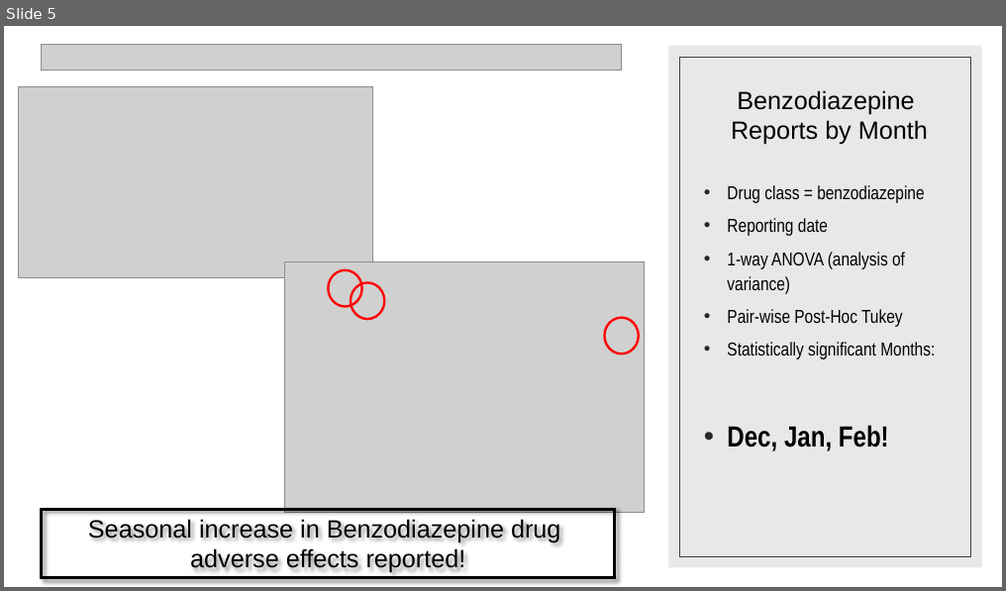
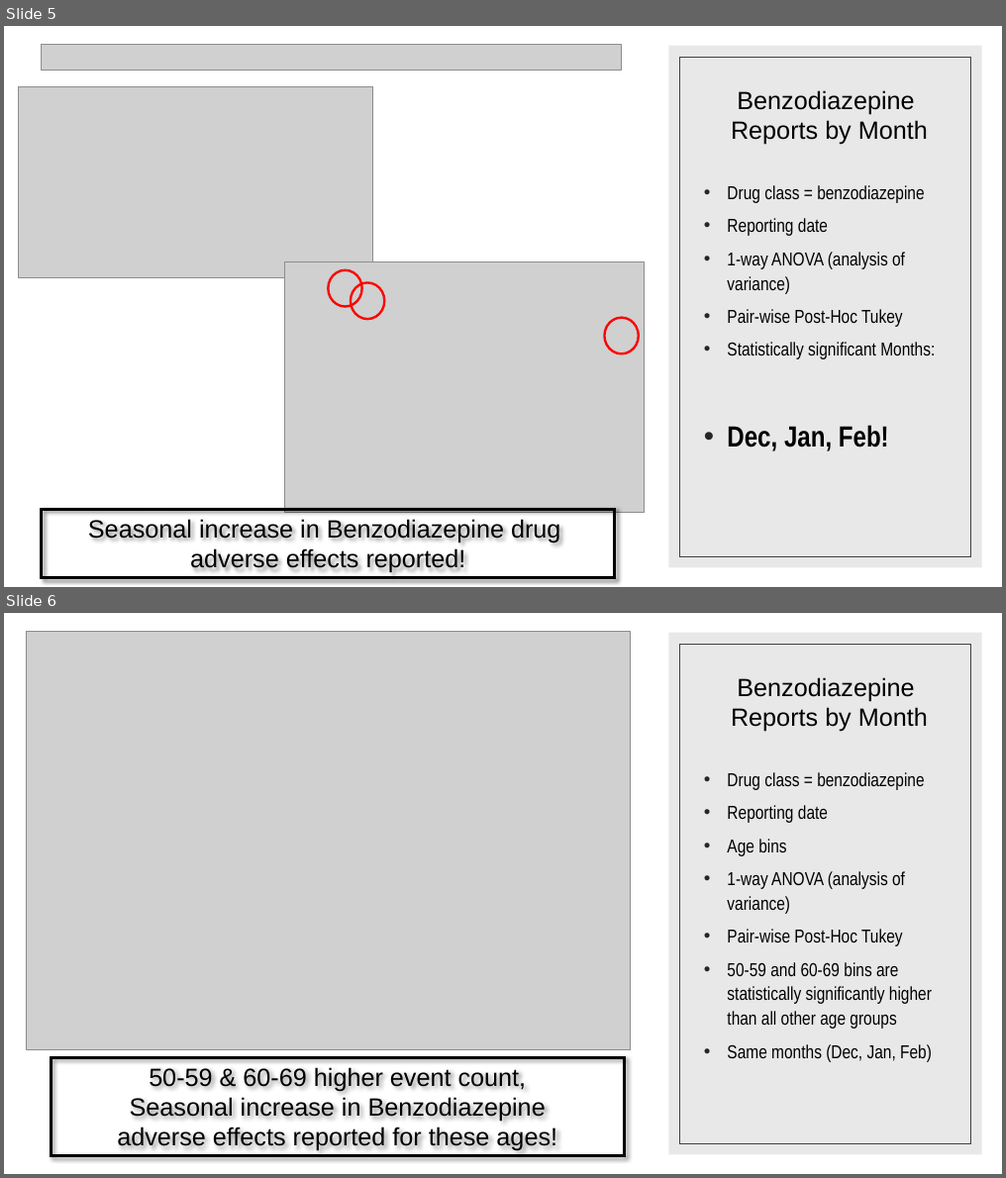
Before and after one commit to sedgedigital/FDA-API-Benzodiazepine-ANOVA, a slide deck: Adverse Drug Reaction Reporting Events.pptx. Shown one above the other, each under a label of ours: slide 5 before the commit, slides 5 and 6 after it. The pictures are 1006x591 and 1006x1178 pixels, drawn with LibreOffice and Linux fonts; fonts in the diff are those of the drawing; grey boxes stand for pictures. Boxes give left, top, right and bottom in pixels: in the first picture for what was removed or moved away, otherwise in the second. Text is boxed around its words. In the diff, an @@ line names an element or a change of style, - is before the commit and + after.

```diff
--- a/Adverse Drug Reaction Reporting Events.pptx
+++ b/Adverse Drug Reaction Reporting Events.pptx
@@ slide 6 added at (x1=4, y1=613, x2=1002, y2=1174), background #FFFFFF; not listed: 2 template elements that a slide beside it also shows @@
@@ picture added at (x1=26, y1=632, x2=631, y2=1051) @@
@@ title added at (x1=731, y1=677, x2=928, y2=732), 24 pt, text #000000 @@
+Benzodiazepine
+Reports by Month
@@ text added at (x1=727, y1=772, x2=932, y2=1062), 18 pt, text #000000 @@
+• Drug class = benzodiazepine
+• Reporting date
+• Age bins
+• 1-way ANOVA (analysis of variance)
+• Pair-wise Post-Hoc Tukey
+• 50-59 and 60-69 bins are statistically significantly higher than all other age groups
+• Same months (Dec, Jan, Feb)
@@ rectangle added at (x1=52, y1=1058, x2=625, y2=1156), outline #000000 3 pt, 24 pt, text #000000 @@
+50-59 & 60-69 higher event count,
+Seasonal increase in Benzodiazepine
+adverse effects reported for these ages!
```
Also in this commit, not shown: 1 slide changed, 2 slides removed.
